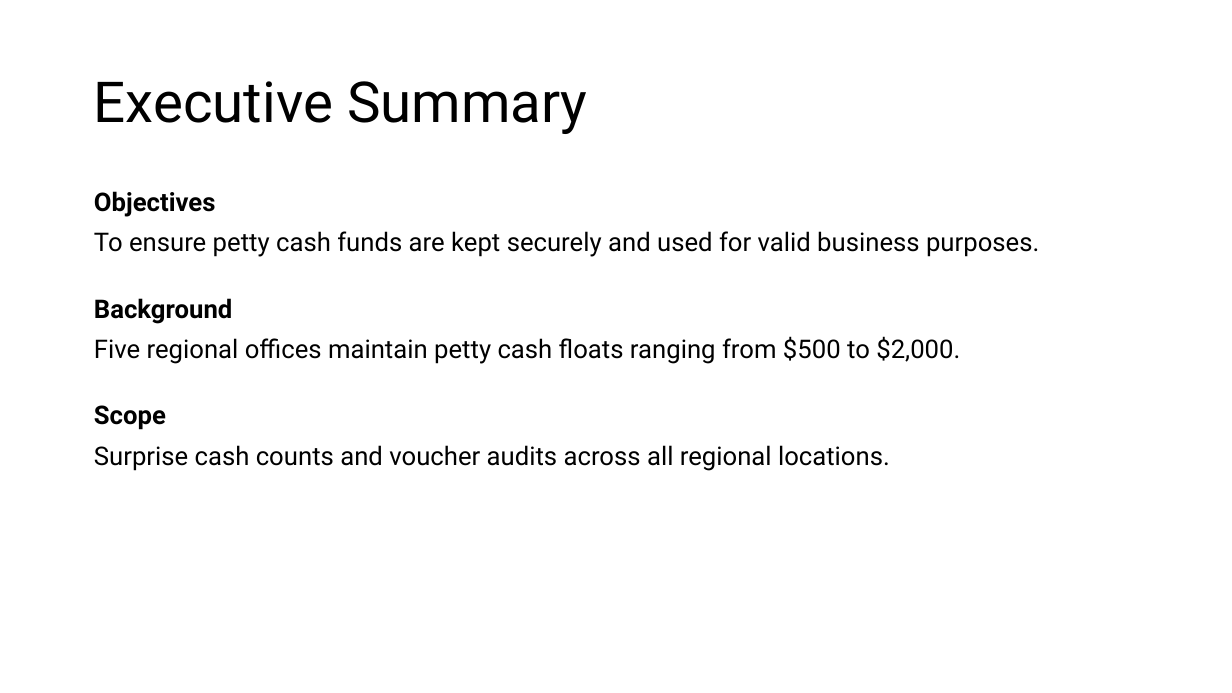
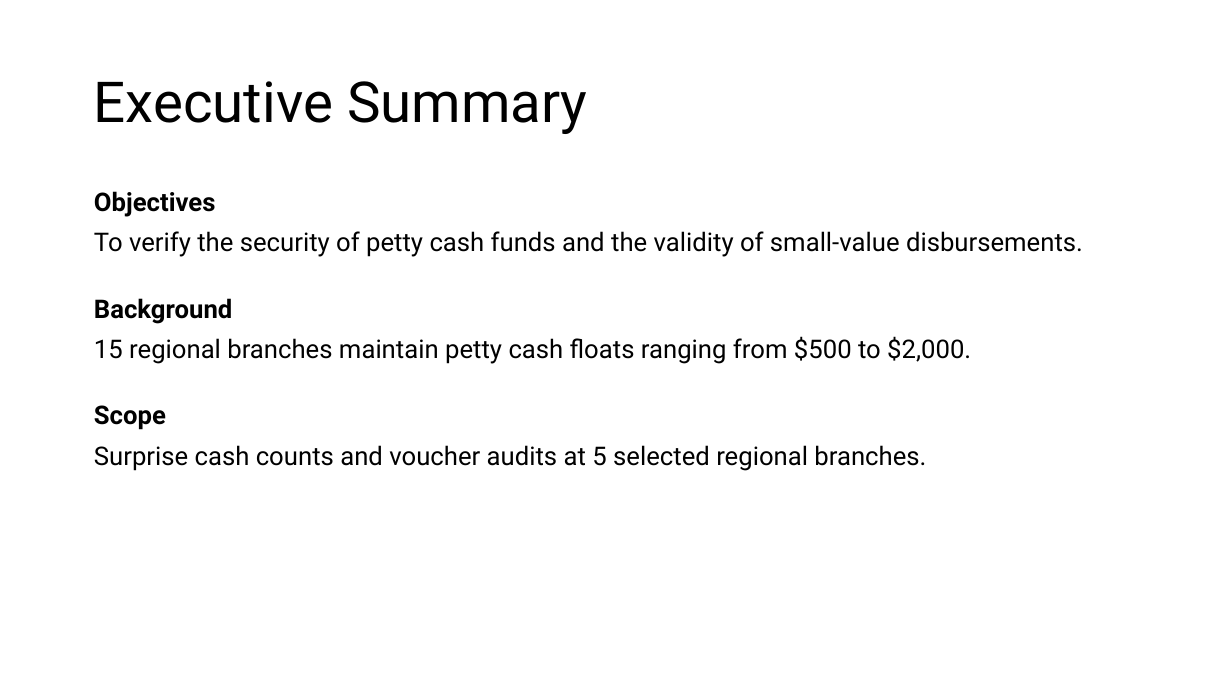
Before and after one commit to DenzDy/ia-report-bot-tools, a slide deck: slide 2 of generated_pptx/IA_Report_Petty_Cash_Controls.pptx. Drawn at 1232x693 pixels with LibreOffice and Linux fonts; fonts in the diff are those of the drawing. Boxes give left, top, right and bottom in pixels: in the first picture for what was removed or moved away, otherwise in the second. Text is boxed around its words. In the diff, an @@ line names an element or a change of style, - is before the commit and + after.

```diff
--- a/generated_pptx/IA_Report_Petty_Cash_Controls.pptx
+++ b/generated_pptx/IA_Report_Petty_Cash_Controls.pptx
@@ text at (94, 231, 1083, 257): text changed @@
-To ensure petty cash funds are kept securely and used for valid business purposes.
+To verify the security of petty cash funds and the validity of small-value disbursements.
@@ text at (94, 336, 971, 364): text changed @@
-Five regional offices maintain petty cash floats ranging from $500 to $2,000.
+15 regional branches maintain petty cash floats ranging from $500 to $2,000.
@@ text at (94, 445, 926, 471): text changed @@
-Surprise cash counts and voucher audits across all regional locations.
+Surprise cash counts and voucher audits at 5 selected regional branches.
```
Also in this commit, not shown: 4 other slides changed, 1 slide added, 1 slide removed, 41 other files.
